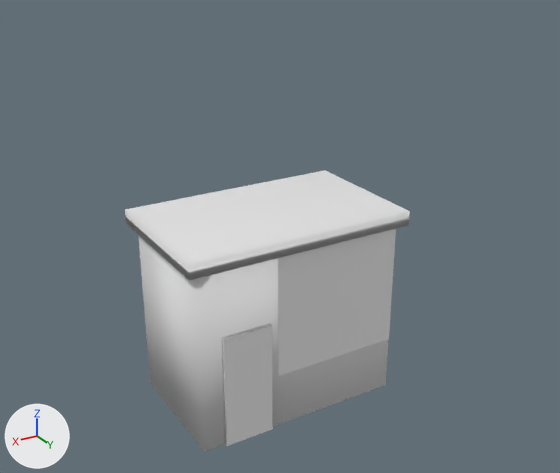
The FBX model working/subahu/Shop/Shop.fbx, before and after one commit.
Both versions are drawn from a camera (50 mm lens) standing at (29.2, 49.0, 26.2) and looking at (0.3, 0.8, 2.1). The lights are fixed; the arrows at lower left show +X, +Y and +Z. Where no turn or scale is listed for an object, it has been applied to the vertices.

Names of what the first picture shows: 'cieling', 'door.001', 'doorFront', 'shop', 'window'.
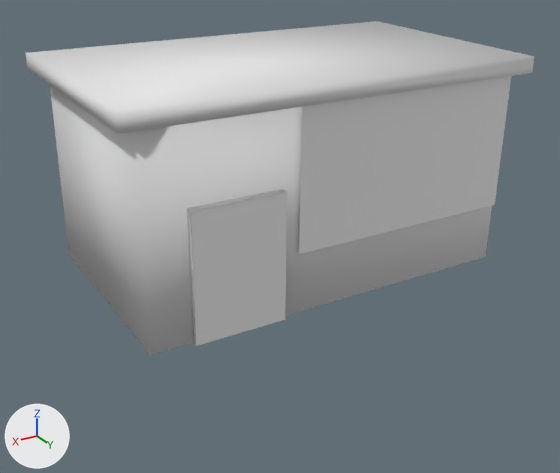
Commit message: shop ready

Where the newer file only moved an object's origin or applied its transform, the numbers keep the older frame.

Edits to the bpy script that builds the scene:
```text
Change me_cube_000:
    where me_cube_000.from_pydata(...)  # 16 vertices, 7 faces; spans x -1.01..1.01, y -1.0..1.0, z -1.0..1.0
    used by ob_door_001; parent = ob_shop; location = (7.521, 5.076, -4.839); scale = (1.86, 0.209, 4.34)
    me_cube_000 part 1: the whole mesh is scaled about the mesh origin by (3.07, 0.325, 4.28)
Change me_cube_005:
    where me_cube_005.from_pydata(...)  # 8 vertices, 6 faces; spans x -5.0..11.0, y -5.0..5.0, z -9.2..5.0
    me_cube_005 part 2
    me_cube_005.vertices[0].co: (-5.0, -5.0, -9.2) -> (-14.5, -8.5, 0.1)
    me_cube_005.vertices[1].co: (-5.0, -5.0, 5.0) -> (-14.5, -8.3, 15.5)
    me_cube_005.vertices[2].co: (-5.0, 5.0, -9.2) -> (-14.5, 8.5, -0.1)  # pixel (385, 384) -> pixel (485, 256)
    me_cube_005.vertices[3].co: (-5.0, 5.0, 5.0) -> (-14.5, 8.8, 15.2)
    me_cube_005.vertices[4].co: (11.0, -5.0, -9.2) -> (14.5, -8.5, 0.1)  # pixel (149, 382) -> pixel (68, 254)
    me_cube_005.vertices[5].co: (11.0, -5.0, 5.0) -> (14.5, -8.3, 15.5)
    me_cube_005.vertices[6].co: (11.0, 5.0, -9.2) -> (14.5, 8.5, -0.1)  # pixel (204, 451) -> pixel (150, 355)
    me_cube_005.vertices[7].co: (11.0, 5.0, 5.0) -> (14.5, 8.8, 15.2)
Change me_cube_013:
    where me_cube_013.from_pydata(...)  # 8 vertices, 6 faces; spans x -8.8..8.8, y -5.5..5.5, z -0.6..0.6
    me_cube_013 part 3
    me_cube_013.vertices[0].co: (-8.8, -5.5, -0.6) -> (-18.9, -12.4, 9.9)
    me_cube_013.vertices[1].co: (-8.8, -5.5, 0.6) -> (-18.9, -12.4, 11.1)  # pixel (325, 170) -> pixel (377, 21)
    me_cube_013.vertices[2].co: (-8.8, 5.5, -0.6) -> (-18.9, 6.2, 9.6)  # pixel (408, 225) -> pixel (532, 73)
    me_cube_013.vertices[3].co: (-8.8, 5.5, 0.6) -> (-18.9, 6.2, 10.8)  # pixel (409, 211) -> pixel (534, 56)
    me_cube_013.vertices[4].co: (8.8, -5.5, -0.6) -> (12.8, -12.4, 9.9)  # pixel (126, 223) -> pixel (27, 69)
    me_cube_013.vertices[5].co: (8.8, -5.5, 0.6) -> (12.8, -12.4, 11.1)  # pixel (125, 209) -> pixel (25, 53)
    me_cube_013.vertices[6].co: (8.8, 5.5, -0.6) -> (12.8, 6.2, 9.6)  # pixel (189, 280) -> pixel (117, 133)
    me_cube_013.vertices[7].co: (8.8, 5.5, 0.6) -> (12.8, 6.2, 10.8)  # pixel (188, 264) -> pixel (115, 112)
Change me_cube_006:
    where me_cube_006.from_pydata(...)  # 4 vertices, 1 face; spans x -5.0..5.0, y 5.0, z -4.95..4.95
    me_cube_006 part 4
    me_cube_006.vertices[0].co: (-5.0, 5.0, -4.95) -> (-14.49, 5.39, 4.45)  # pixel (388, 338) -> pixel (494, 204)
    me_cube_006.vertices[1].co: (-5.0, 5.0, 4.95) -> (-14.49, 5.58, 15.16)
    me_cube_006.vertices[2].co: (5.0, 5.0, -4.95) -> (3.6, 5.39, 4.45)  # pixel (278, 375) -> pixel (299, 254)
    me_cube_006.vertices[3].co: (5.0, 5.0, 4.95) -> (3.6, 5.58, 15.16)
Change me_cube_001:
    where me_cube_001.from_pydata(...)  # 4 vertices, 1 face; spans x -1.85..1.85, y 5.0, z -4.31..4.31
    me_cube_001 part 5
    me_cube_001.vertices[0].co: (-1.85, 5.0, -4.31) -> (-2.69, 5.36, 4.75)  # pixel (272, 429) -> pixel (285, 319)
    me_cube_001.vertices[1].co: (-1.85, 5.0, 4.31) -> (-2.69, 5.53, 14.06)  # pixel (272, 326) -> pixel (286, 192)
    me_cube_001.vertices[2].co: (1.85, 5.0, -4.31) -> (4.01, 5.36, 4.75)  # pixel (227, 445) -> pixel (196, 345)
    me_cube_001.vertices[3].co: (1.85, 5.0, 4.31) -> (4.01, 5.53, 14.06)  # pixel (223, 340) -> pixel (191, 212)
Change ob_door_001:
    ob_door_001.location: (7.521, 5.076, -4.839) -> (8.165, 8.735, 4.573)
    ob_door_001.rotation_euler: (0.0, 0.0, 0.0) -> (-0.0175, 0.0, 0.0)  # degrees (0, 0, 0) -> degrees (-1, 0, 0)
    ob_door_001.scale: (1.86, 0.209, 4.34) -> (1.1, 1.1, 1.1)
Change ob_shop:
    ob_shop.location: (0.0, 3.41, 0.0) -> (0.0, 0.0, 0.0)
```

Pixel boxes [x1, y1, x2, y2] of what changed, in the pictures (560 x 473 px):
'shop', reshaped, moved (76% wider, 24% taller): before [138, 235, 388, 452]; after [50, 86, 492, 355]
'cieling', reshaped (79% wider): before [125, 170, 410, 280]; after [25, 21, 535, 134]
'window', reshaped (79% wider, 21% taller): before [278, 229, 396, 376]; after [299, 76, 511, 254]
'doorFront', reshaped (94% wider, 28% taller): before [224, 326, 273, 446]; after [191, 192, 287, 346]
'door.001', moved, turned, rescaled: before [222, 324, 273, 446]; after [187, 189, 287, 345]
